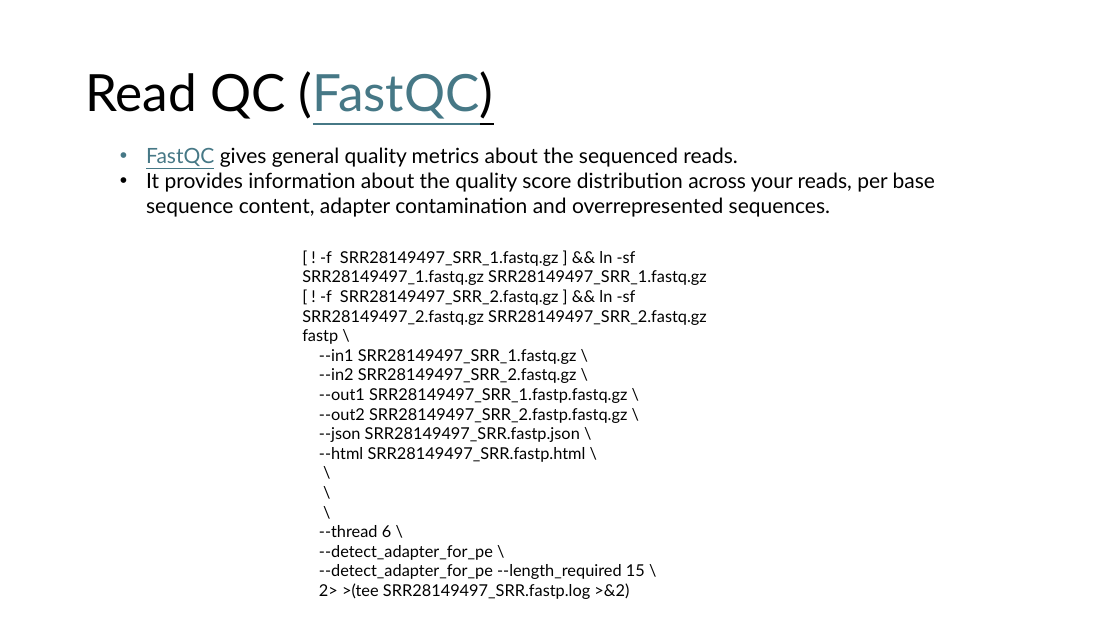
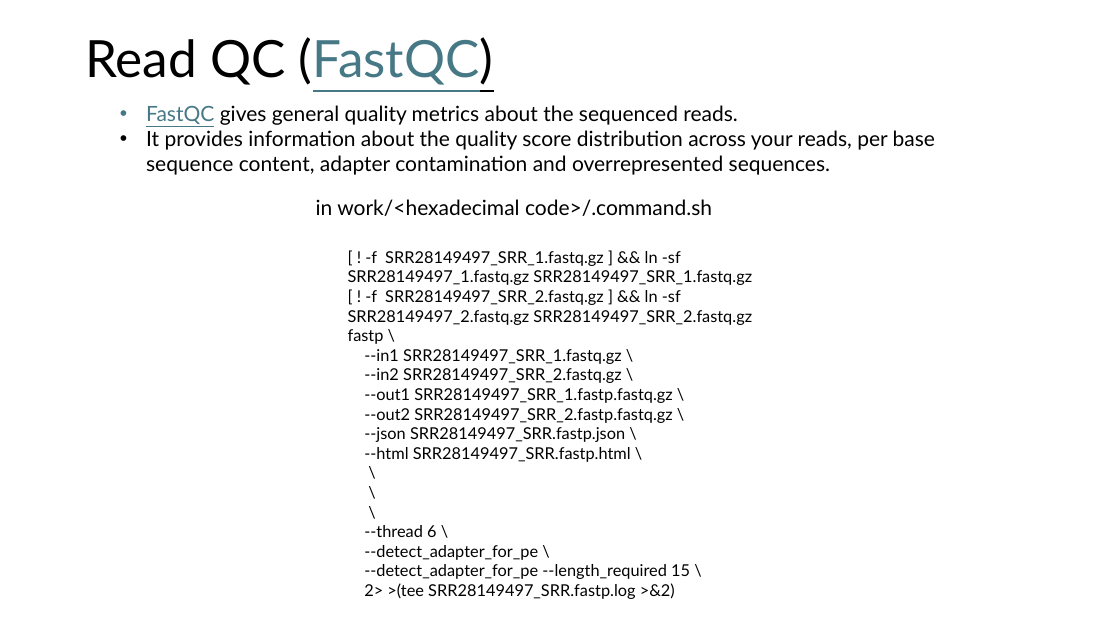
Before and after one commit to biosustain/dsp_metagenomics_training, a slide deck: slide 9 of course_contents/DataProcessing_taxprofiler.pptx. Drawn at 1120x630 pixels with LibreOffice and Linux fonts; fonts in the diff are those of the drawing. Boxes give left, top, right and bottom in pixels: in the first picture for what was removed or moved away, otherwise in the second. Text is boxed around its words. In the diff, an @@ line names an element or a change of style, - is before the commit and + after.

```diff
--- a/course_contents/DataProcessing_taxprofiler.pptx
+++ b/course_contents/DataProcessing_taxprofiler.pptx
@@ title "Read QC (FastQC)": place and size @@
-title "Read QC (FastQC)" at [85, 71, 494, 119]
+title "Read QC (FastQC)" at [85, 37, 494, 85]
@@ text "FastQC gives general quality metrics ...": place and size @@
-text "FastQC gives general quality metrics ..." at [146, 147, 935, 217]
+text "FastQC gives general quality metrics ..." at [146, 105, 935, 175]
@@ text added at [316, 199, 712, 216], 18 pt, text #000000 @@
+in work/<hexadecimal code>/.command.sh
@@ text "[ ! -f SRR28149497_SRR_1.fastq.gz ] ...": place and size @@
-text "[ ! -f SRR28149497_SRR_1.fastq.gz ] ..." at [302, 251, 707, 599]
+text "[ ! -f SRR28149497_SRR_1.fastq.gz ] ..." at [348, 251, 752, 599]
```
Also in this commit, not shown: 4 other slides changed.
